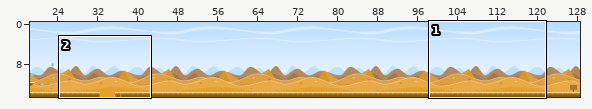
An edit to a level. Tiled map, android/assets/mapas/map64.tmx. Above, an overview of the earlier version with the close-up marked.
Close-up. Old version:
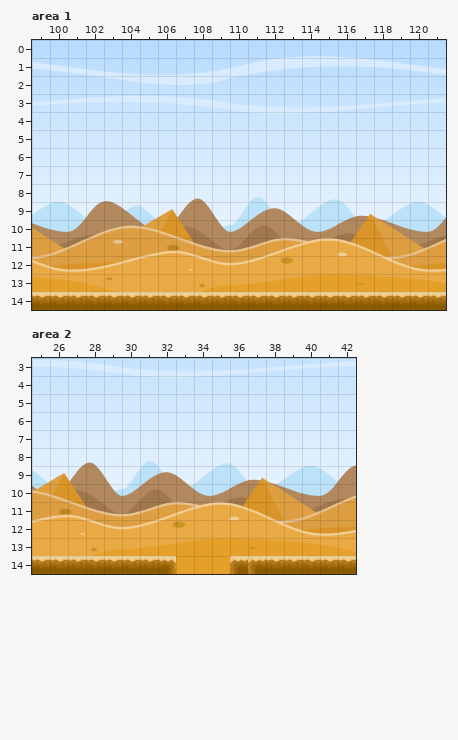
Cells are 64x64 px. Shown: area 1 x 99..121, y 0..14; area 2 x 25..42, y 3..14. The commit also changed other parts of the map, which this record leaves out.
Now the later version:
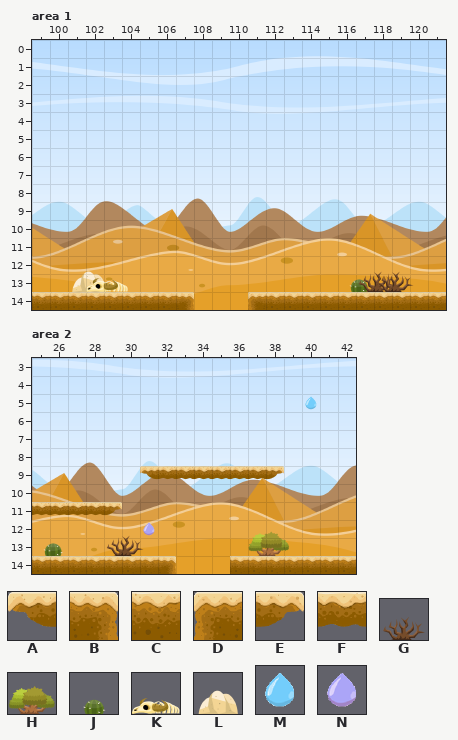
Key: from "Ground": A 0, B 1, C 2, D 3, E 4, F 5; from "compilado": G 0, H 1, J 3, K 8, L 9; from "gota": M 0; from "gotaPulo": N 0.
_ is an empty cell.
Tiles replaced or removed in this view: C, D.
The edit:
Changed rows in their new state; . is an unchanged cell.
Layer "objects", area 1:
first column x 101:
13 LK.............JGG
14 ......B___D.......
Layer "objects", area 2:
first column x 40:
 5 M
first column x 25:
 9 ......AFFFFFFE
11 FFFFE.........
12 ......N.......
13 J...G.......H.
14 ...........CC.
